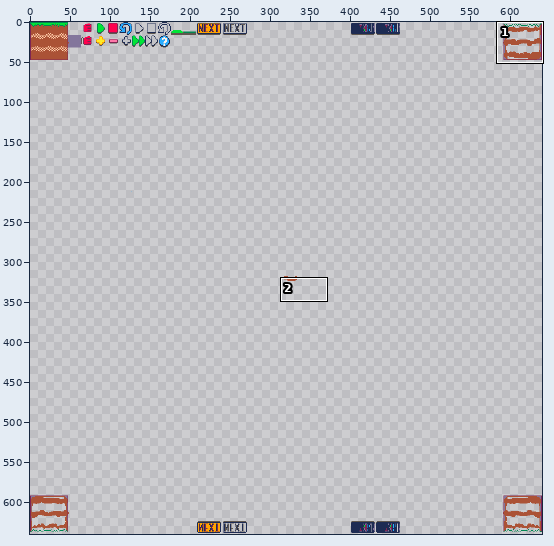
Pixel-art file, stored at data/assets/tiles.aseprite. Above, an overview of the earlier version with the close-up marked.
Close-up. First the earlier version:
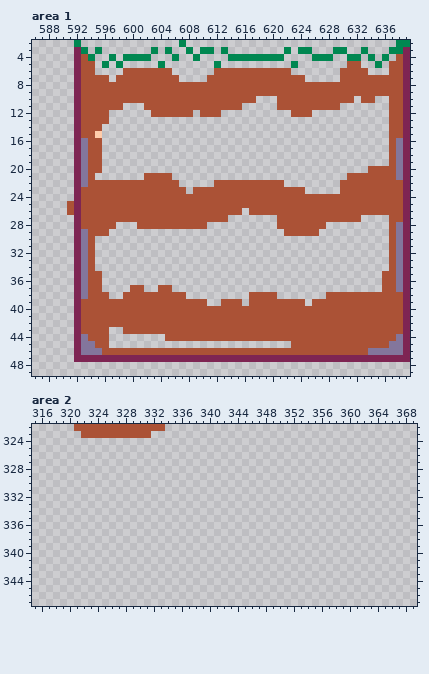
640x640 pixels, 1 frame. Shown: area 1: x 586..639, y 2..49; area 2: x 315..369, y 322..347. The commit also changed other parts of the picture, which this record leaves out.
Now the later version:
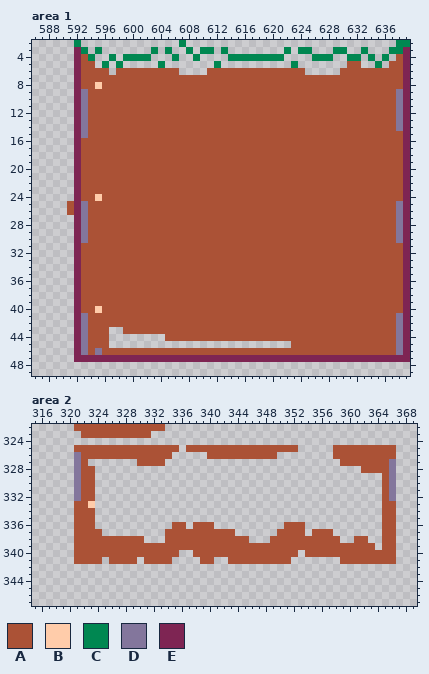
Palette (. is transparent): A #ab5236  B #ffccaa  C #008751  D #83769c  E #7e2553
From old to new:
Area 1:
y 6: x 595..596 .. -> AA; x 598 . -> A; x 606 . -> A; x 611 . -> A; x 623..624 .. -> AA; x 634..636 ... -> AAA
y 7: x 597 . -> A; x 607..610 .... -> AAAA; x 625..629 ..... -> AAAAA
y 8: x 595 A -> B
y 9: x 593 A -> D; x 638 A -> D
y 10: x 593 A -> D; x 618..620 ... -> AAA; x 632 . -> A; x 635..636 .. -> AA; x 638 A -> D
y 11: x 593 A -> D; x 599..601 ... -> AAA; x 616..620 ..... -> AAAAA; x 630..636 ....... -> AAAAAAA; x 638 A -> D
y 12: x 593 A -> D; x 597..602 ...... -> AAAAAA; x 609 . -> A; x 613..622 .......... -> AAAAAAAAAA; x 626..636 ........... -> AAAAAAAAAAA; x 638 A -> D
y 13: x 593 A -> D; x 597..636 ........................................ -> AAAAAAAAAAAAAAAAAAAAAAAAAAAAAAAAAAAAAAAA; x 638 A -> D
y 14: x 593 A -> D; x 596..636 ......................................... -> AAAAAAAAAAAAAAAAAAAAAAAAAAAAAAAAAAAAAAAAA; x 638 A -> D
y 15: x 593 A -> D; x 595..636 B......................................... -> AAAAAAAAAAAAAAAAAAAAAAAAAAAAAAAAAAAAAAAAAA
y 16..19: x 593 D -> A; x 596..636 ......................................... -> AAAAAAAAAAAAAAAAAAAAAAAAAAAAAAAAAAAAAAAAA; x 638 D -> A
y 20: x 593 D -> A; x 596..633 ...................................... -> AAAAAAAAAAAAAAAAAAAAAAAAAAAAAAAAAAAAAA; x 638 D -> A
y 21: x 593 D -> A; x 595..601 ....... -> AAAAAAA; x 606..630 ......................... -> AAAAAAAAAAAAAAAAAAAAAAAAA; x 638 D -> A
y 22: x 593 D -> A; x 607..611 ..... -> AAAAA; x 622..629 ........ -> AAAAAAAA
y 23: x 608 . -> A; x 625..629 ..... -> AAAAA
y 24: x 595 A -> B
y 25: x 593 A -> D; x 638 A -> D
y 26: x 593 A -> D; x 616 . -> A; x 638 A -> D
y 27: x 593 A -> D; x 614..620 ....... -> AAAAAAA; x 633..636 .... -> AAAA; x 638 A -> D
y 28: x 593 A -> D; x 598..600 ... -> AAA; x 611..620 .......... -> AAAAAAAAAA; x 628..636 ......... -> AAAAAAAAA
y 29: x 597..621 ......................... -> AAAAAAAAAAAAAAAAAAAAAAAAA; x 627..636 .......... -> AAAAAAAAAA
y 30: x 595..636 .......................................... -> AAAAAAAAAAAAAAAAAAAAAAAAAAAAAAAAAAAAAAAAAA
y 31..34: x 593 D -> A; x 595..636 .......................................... -> AAAAAAAAAAAAAAAAAAAAAAAAAAAAAAAAAAAAAAAAAA; x 638 D -> A
y 35..36: x 593 D -> A; x 596..635 ........................................ -> AAAAAAAAAAAAAAAAAAAAAAAAAAAAAAAAAAAAAAAA; x 638 D -> A
y 37: x 593 D -> A; x 596..599 .... -> AAAA; x 602..603 .. -> AA; x 606..635 .............................. -> AAAAAAAAAAAAAAAAAAAAAAAAAAAAAA; x 638 D -> A
y 38: x 593 D -> A; x 597..598 .. -> AA; x 608..616 ......... -> AAAAAAAAA; x 621..627 ....... -> AAAAAAA
y 39: x 611..612 .. -> AA; x 616 . -> A; x 625 . -> A
y 40: x 595 A -> B
y 41..43: x 593 A -> D; x 638 A -> D
y 45: x 594 D -> A; x 637 D -> A
y 46: x 594 D -> A; x 634..637 DDDD -> AAAA
Area 2:
y 325: x 321..335 ............... -> AAAAAAAAAAAAAAA; x 337..352 ................ -> AAAAAAAAAAAAAAAA; x 358..366 ......... -> AAAAAAAAA
y 326: x 321..334 .............. -> DAAAAAAAAAAAAA; x 340..349 .......... -> AAAAAAAAAA; x 358..366 ......... -> AAAAAAAAA
y 327: x 321..322 .. -> DA; x 330..333 .... -> AAAA; x 359..366 ........ -> AAAAAAAD
y 328: x 321..323 ... -> DAA; x 362..366 ..... -> AAAAD
y 329..332: x 321..323 ... -> DAA; x 365..366 .. -> AD
y 333: x 321..323 ... -> AAB; x 365..366 .. -> AA
y 334..335: x 321..323 ... -> AAA; x 365..366 .. -> AA
y 336: x 321..323 ... -> AAA; x 335..336 .. -> AA; x 338..340 ... -> AAA; x 351..353 ... -> AAA; x 365..366 .. -> AA
y 337: x 321..324 .... -> AAAA; x 334..343 .......... -> AAAAAAAAAA; x 350..353 .... -> AAAA; x 355..357 ... -> AAA; x 365..366 .. -> AA
y 338: x 321..330 .......... -> AAAAAAAAAA; x 334..345 ............ -> AAAAAAAAAAAA; x 349..358 .......... -> AAAAAAAAAA; x 361..362 .. -> AA; x 365..366 .. -> AA
y 339: x 321..363 ........................................... -> AAAAAAAAAAAAAAAAAAAAAAAAAAAAAAAAAAAAAAAAAAA; x 365..366 .. -> AA
y 340: x 321..335 ............... -> AAAAAAAAAAAAAAA; x 338..352 ............... -> AAAAAAAAAAAAAAA; x 354..366 ............. -> AAAAAAAAAAAAA
y 341: x 321..324 .... -> AAAA; x 326..329 .... -> AAAA; x 331..334 .... -> AAAA; x 339..340 .. -> AA; x 343..351 ......... -> AAAAAAAAA; x 359..366 ........ -> AAAAAAAA
Pixel boxes of the changes (left, top, right, bottom) in both close-ups:
changed: (81, 68, 403, 355)
added: (74, 445, 396, 564)
